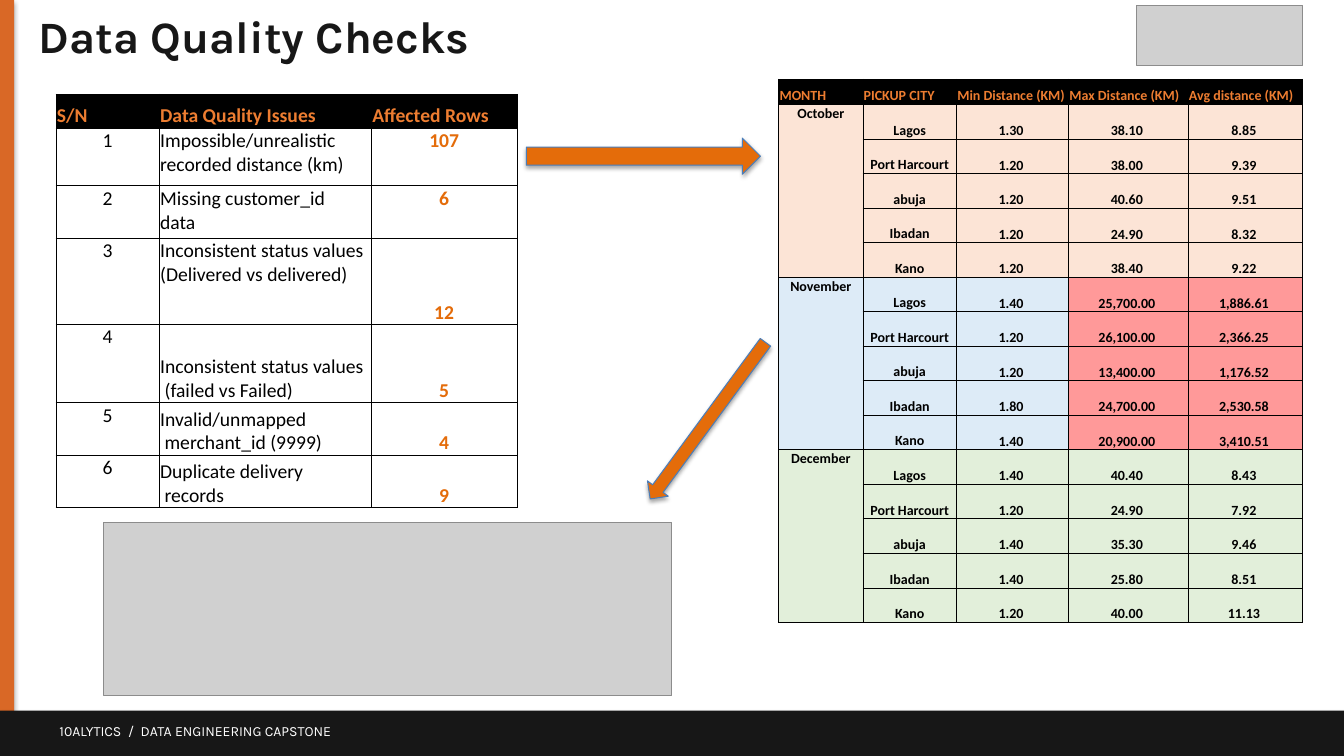
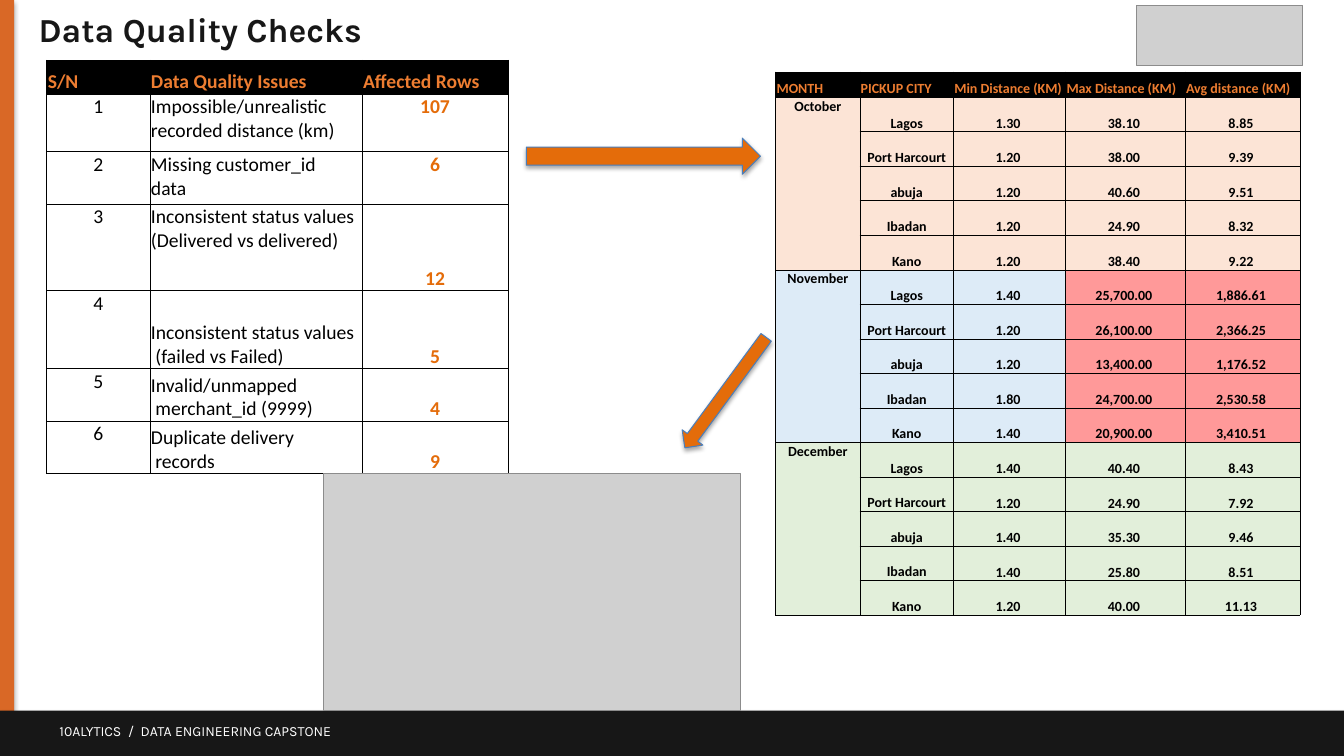
Before and after one commit to Grey-Uti/capstone-project-jara-logistics-data-warehouse, a slide deck: slide 6 of documentations/Mid Semester Capsone Project Gare Precious Uti.pptx. Drawn at 1344x756 pixels with LibreOffice and Linux fonts; fonts in the diff are those of the drawing; grey boxes stand for pictures. Boxes give left, top, right and bottom in pixels: in the first picture for what was removed or moved away, otherwise in the second. Text is boxed around its words. In the diff, an @@ line names an element or a change of style, - is before the commit and + after.

```diff
--- a/documentations/Mid Semester Capsone Project Gare Precious Uti.pptx
+++ b/documentations/Mid Semester Capsone Project Gare Precious Uti.pptx
@@ text "Data Quality Checks" at box(39, 18, 361, 51): size 32 to 24 pt @@
@@ table: place and size @@
-table at box(55, 94, 516, 512)
+table at box(46, 60, 507, 478)
@@ table: place and size @@
-table at box(779, 80, 1304, 627)
+table at box(776, 72, 1301, 615)
@@ right arrow: place and size @@
-right arrow at box(640, 335, 776, 508)
+right arrow at box(675, 330, 777, 456)
@@ picture added at box(324, 474, 741, 711) @@
@@ picture removed at box(104, 522, 673, 696) @@
```
